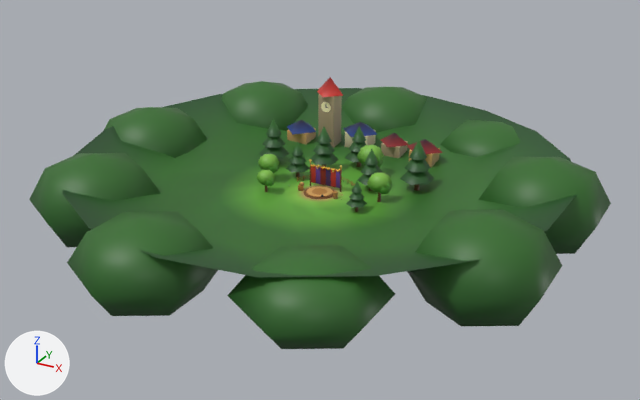
An edit to the glTF model models/stage.glb, drawn before and after from the same camera.
One viewpoint serves both versions: a 50 mm lens placed at (54.5, -99.0, 48.4), pointed at (0.6, -1.1, -0.5). Arrows for +X, +Y and +Z are at lower left; the lights stay in place. The picture after the commit comes second. Vertices at exactly the same position are counted once.

The first picture shows 'bandstand', 'ground', 'town' and 1 more.
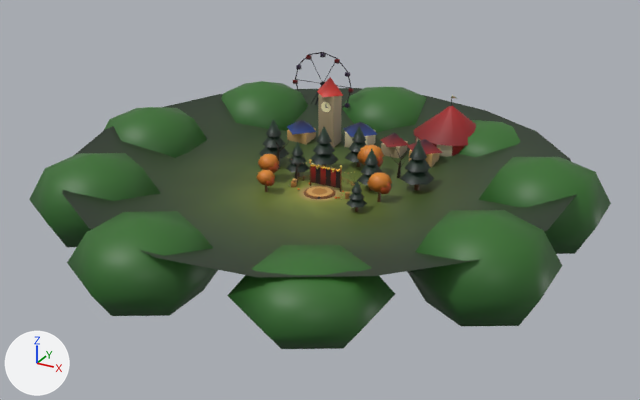
Boxes (x1, y1, x2, y2) around the edits, measured in the pictures (640 x 400 px):
'wheel', added
    after: (293, 52, 354, 109)
part 1 of me_ground, recoloured (green to dark green)
    both: (218, 154, 421, 235)
part 2 of me_ground, recoloured
    both: (62, 88, 577, 277)
part 3 of me_ground, recoloured (green to yellow)
    both: (282, 183, 352, 209)
part 4 of me_ground, recoloured
    both: (296, 184, 343, 202)
part 5 of me_ground, recoloured
    both: (256, 172, 354, 209)
part 6 of me_town, added
    after: (272, 95, 476, 184)
part 7 of me_town, recoloured
    both: (256, 119, 435, 207)

Diff of the bpy script that builds the scene:
```diff
--- a/models/stage.glb.py
+++ b/models/stage.glb.py
@@ me_ground @@
 me_ground.from_pydata(...)  # 127 vertices, 234 faces; spans x -33.7..33.7, y -34.0..34.0, z -0.1..5.2
 # used by ob_ground; location = (0.0, 0.0, 0.0)
+# me_ground part 1: 60 faces centred in x -10.8..10.4, y -11.6..12.0, z 0.0..0.4 are repainted in the vertex colours; the middle colour goes from green #5da139 to dark green #5e6e30
+# me_ground part 2: 81 faces centred in x -29.1..29.1, y -29.3..29.3, z 0.2..4.0 are repainted in the vertex colours; the middle colour goes from dark green #336b28 to dark green #344828
+# me_ground part 3: 27 faces centred in x -3.9..3.7, y -3.9..3.9, z 0.0 are repainted in the vertex colours; the middle colour goes from green #82bc49 to yellow #868b3c
+# me_ground part 4: 20 faces centred in x -2.5..2.8, y -2.9..2.6, z 0.0 are repainted in the vertex colours; the middle colour goes from green #83be4a to yellow #878c3c
+# me_ground part 5: 28 faces centred in x -5.7..4.6, y -4.6..5.1, z 0.0..0.1 are repainted in the vertex colours; the middle colour goes from green #61a93c to green #717f37
 me_ground.materials.append(mat_defaultmaterial)
@@ me_town @@
 # used by ob_town; location = (0.0, 0.0, 0.0)
-me_town.from_pydata(...)  # 1264 vertices, 2040 faces; spans x -37.8..36.5, y -38.3..38.8, z -5.7..11.6
+me_town.from_pydata(...)  # 1890 vertices, 3002 faces; spans x -37.8..36.5, y -38.3..38.8, z -5.7..11.6
+# me_town part 6: 410 vertices added at x -11.3..15.5, y -0.1..28.6, z 0.0..9.5
+# me_town part 7: 642 kept faces spanning x -13.0..13.6, y -4.8..13.1, z 1.1..7.7 get new vertex colours
+# other edits to the shape of me_town do not show in these pictures
 me_town.materials.append(mat_defaultmaterial_002)
@@ me_wheel @@
+me_wheel.from_pydata(...)  # 228 vertices, 382 faces; spans x -5.55..5.55, y -0.25..0.25, z -5.95..5.29
+me_wheel.materials.append(mat_defaultmaterial_003)
@@ ob_wheel @@
+ob_wheel = bpy.data.objects.new('wheel', me_wheel)
+ob_wheel.location = (-13.0, 24.7, 7.5)
```
